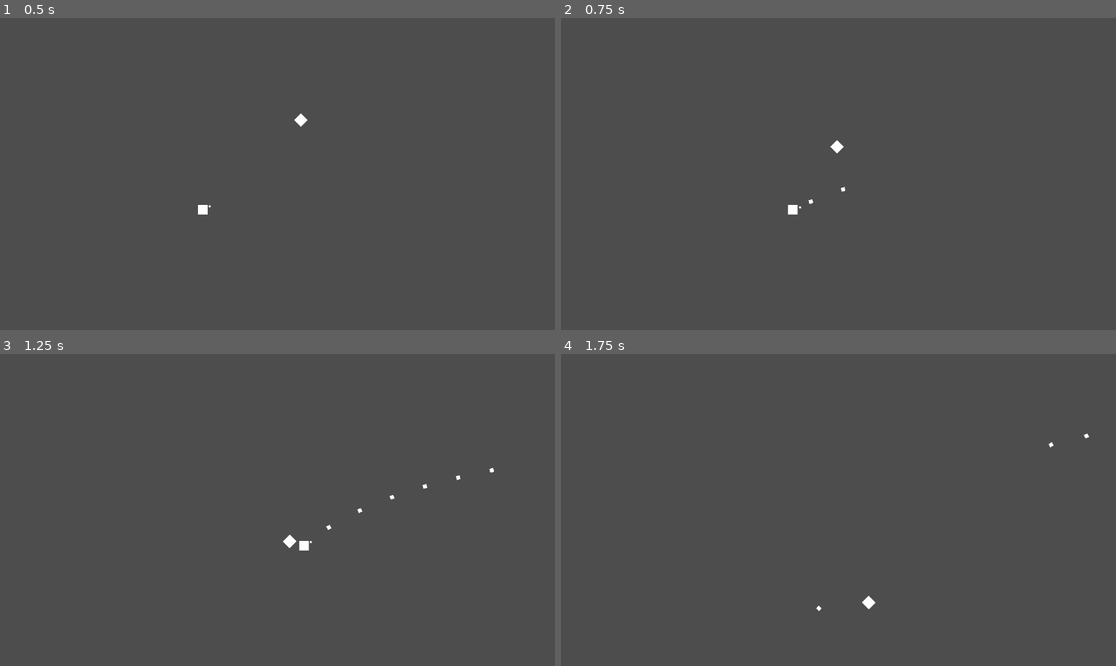
Above: before the commit, frames 1-4 (two rows, left to right).
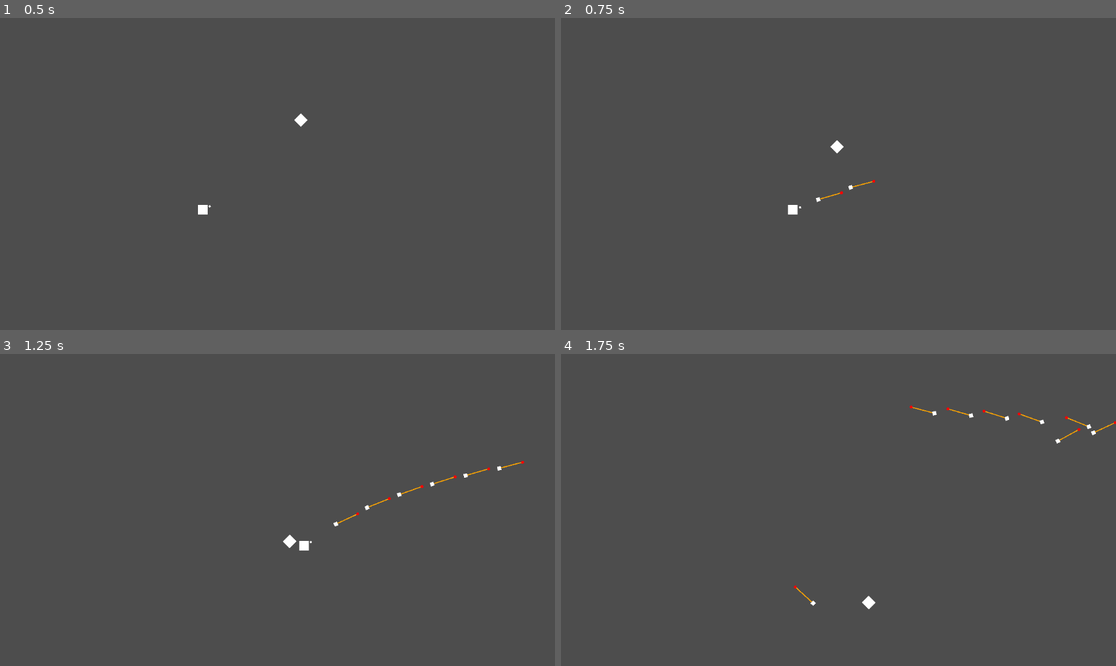
Above: after the commit, the same moments.

Repository: Neadyr/godot_sandbox
Game: Godot game, scene res://Clo/Clo.tscn
The game is run twice, just before and just after one commit, with the same random seed, the same clock (stepped at 60 frames per second) and the same inputs. Before the commit the project starts from res://Clo.tscn.
Inputs (mouse positions are in pixels of both pictures, inside the frame that each line leads up to):
- Up to frame 1 (0.5 s): no input
- Up to frame 2 (0.75 s): move the mouse to (960, 158) at 0.52 s; press the mouse at (960, 158) at 0.53 s; hold Right (ui_right) from 0.53 s (still down)
- Up to frame 3 (1.25 s): keep holding Right (ui_right)
- Up to frame 4 (1.75 s): move the mouse to (727, 525) at 1.27 s; release Right (ui_right) at 1.28 s; release the mouse at (727, 525) at 1.28 s; hold Down (ui_down) from 1.28 s (still down); tap Space (dash) at 1.35 s; click (727, 525) at 1.55 s

Frame 1 is identical in both runs. In frame 2, less than 0.1% of the frame differs, in the area x 44-57%, y 51-60%; in frame 3, 0.2%; in frame 4, 0.3%, in the area x 41-100%, y 16-83%.

Commit message:
cleaning in a file, added raycasts to bullets and made them bounce, added walls to try

Diff:
--- a/Clo.tscn
+++ /dev/null
@@ -1,14 +0,0 @@
-[gd_scene load_steps=4 format=3 uid="uid://cfi7gsn5l3ssw"]
-
-[ext_resource type="Script" uid="uid://bl5k3hnwpyyhe" path="res://Exercices.gd" id="1_pyfwl"]
-[ext_resource type="PackedScene" uid="uid://ct83wixtolbo8" path="res://player.tscn" id="2_pyfwl"]
-[ext_resource type="PackedScene" uid="uid://cac2ueqqii4wn" path="res://enemy.tscn" id="3_pyfwl"]
-
-[node name="Main" type="Node2D"]
-script = ExtResource("1_pyfwl")
-
-[node name="Player" parent="." instance=ExtResource("2_pyfwl")]
-position = Vector2(421, 398)
-
-[node name="Enemy" parent="." instance=ExtResource("3_pyfwl")]
-position = Vector2(737, 109)
--- /dev/null
+++ b/Clo/Clo.tscn
@@ -0,0 +1,51 @@
+[gd_scene load_steps=8 format=3 uid="uid://cfi7gsn5l3ssw"]
+
+[ext_resource type="Script" uid="uid://bl5k3hnwpyyhe" path="res://Exercices.gd" id="1_ulslu"]
+[ext_resource type="PackedScene" uid="uid://ct83wixtolbo8" path="res://Clo/player.tscn" id="2_f6f38"]
+[ext_resource type="PackedScene" uid="uid://cac2ueqqii4wn" path="res://Clo/enemy.tscn" id="3_gkssd"]
+
+[sub_resource type="RectangleShape2D" id="RectangleShape2D_ulslu"]
+size = Vector2(20, 688)
+
+[sub_resource type="RectangleShape2D" id="RectangleShape2D_f6f38"]
+size = Vector2(1172, 20)
+
+[sub_resource type="RectangleShape2D" id="RectangleShape2D_gkssd"]
+size = Vector2(1172, 20)
+
+[sub_resource type="RectangleShape2D" id="RectangleShape2D_5j75l"]
+size = Vector2(20, 648)
+
+[node name="Main" type="Node2D"]
+script = ExtResource("1_ulslu")
+
+[node name="Player" parent="." instance=ExtResource("2_f6f38")]
+position = Vector2(421, 398)
+
+[node name="Enemy" parent="." instance=ExtResource("3_gkssd")]
+position = Vector2(737, 109)
+
+[node name="left_wall" type="Area2D" parent="." groups=["Wall"]]
+position = Vector2(-10, 324)
+
+[node name="CollisionShape2D" type="CollisionShape2D" parent="left_wall"]
+shape = SubResource("RectangleShape2D_ulslu")
+
+[node name="right_wall" type="Area2D" parent="." groups=["Wall"]]
+position = Vector2(1162, 324)
+
+[node name="CollisionShape2D2" type="CollisionShape2D" parent="right_wall"]
+position = Vector2(-576, -334)
+shape = SubResource("RectangleShape2D_f6f38")
+
+[node name="bottom_wall" type="Area2D" parent="." groups=["Wall"]]
+
+[node name="CollisionShape2D4" type="CollisionShape2D" parent="bottom_wall"]
+position = Vector2(586, 658)
+shape = SubResource("RectangleShape2D_gkssd")
+
+[node name="Top_wall" type="Area2D" parent="." groups=["Wall"]]
+
+[node name="CollisionShape2D3" type="CollisionShape2D" parent="Top_wall"]
+position = Vector2(1162, 324)
+shape = SubResource("RectangleShape2D_5j75l")
--- /dev/null
+++ b/Clo/bullet.gd
@@ -0,0 +1,31 @@
+extends Area2D
+var velocity = Vector2.ZERO
+var speed = 30
+var lifetime = 2
+
+func _ready():
+	self.body_entered.connect(_on_body_entered)
+
+func _physics_process(delta):
+	print(lifetime)
+	lifetime -= delta
+	if (lifetime < 0):
+		queue_free()
+	position += velocity * delta * speed
+	queue_redraw()
+	$RayCast2D.target_position = velocity.rotated(-rotation).normalized() * 30
+func _on_body_entered(body):
+	if body.is_in_group("Enemy"):
+		body.got_hit(20)
+		queue_free()
+
+
+func bounce(normal):
+	velocity = velocity.bounce(normal)
+
+func _draw():
+	if velocity.length() > 0:
+		var dir = velocity.rotated(-rotation).normalized()
+		var end = dir * 50
+		draw_line(Vector2.ZERO, end, Color.ORANGE, 2.0)
+		draw_circle(end, 3, Color.RED)
--- a/bullet.tscn
+++ b/Clo/bullet.tscn
@@ -1,6 +1,7 @@
-[gd_scene load_steps=4 format=3 uid="uid://rydxldyufvfo"]
+[gd_scene load_steps=5 format=3 uid="uid://rydxldyufvfo"]
 
-[ext_resource type="Script" uid="uid://c2gr51uaiyruk" path="res://bullet.gd" id="1_v7oki"]
+[ext_resource type="Script" uid="uid://c2gr51uaiyruk" path="res://Clo/bullet.gd" id="1_l5atb"]
+[ext_resource type="Script" uid="uid://dicvccwkxdf2b" path="res://Clo/bullet_direct_rc.gd" id="2_aunvl"]
 
 [sub_resource type="CircleShape2D" id="CircleShape2D_2c62f"]
 radius = 3.16228
@@ -8,7 +9,7 @@
 [sub_resource type="CanvasTexture" id="CanvasTexture_gyfs4"]
 
 [node name="Bullet" type="Area2D" groups=["Projectile"]]
-script = ExtResource("1_v7oki")
+script = ExtResource("1_l5atb")
 
 [node name="CollisionShape2D" type="CollisionShape2D" parent="."]
 shape = SubResource("CircleShape2D_2c62f")
@@ -16,3 +17,7 @@
 [node name="Sprite2D" type="Sprite2D" parent="."]
 scale = Vector2(8, 8)
 texture = SubResource("CanvasTexture_gyfs4")
+
+[node name="RayCast2D" type="RayCast2D" parent="."]
+collide_with_areas = true
+script = ExtResource("2_aunvl")
--- /dev/null
+++ b/Clo/bullet_direct_rc.gd
@@ -0,0 +1,9 @@
+extends RayCast2D
+
+func _physics_process(delta: float) -> void:
+	if (self.is_colliding):
+		if (get_collider() != null && get_collider().is_in_group("Wall")):
+			handle_bounce()
+func handle_bounce():
+	var normal = get_collision_normal()
+	get_parent().bounce(normal)
--- /dev/null
+++ b/Clo/bullet_spawner.gd
@@ -0,0 +1,5 @@
+extends Sprite2D
+
+
+func _physics_process(delta):
+	self.look_at(get_viewport().get_mouse_position())
--- a/bullet_spawner.gd
+++ b/Clo/canon.gd
@@ -7,12 +7,11 @@
 func _physics_process(delta):
 	if (bullet_timer >= 0):
 		bullet_timer -= delta
-	self.look_at(get_viewport().get_mouse_position())
 	if (Input.is_action_pressed("tir")):
 		if (bullet_timer < 0):
 			var bullet = bullet_scene.instantiate()
 			bullet.global_position = self.global_position
 			bullet.velocity = (get_viewport().get_mouse_position() - self.global_position).normalized() * bullet.speed
 			bullet.rotation = bullet.velocity.angle()
-			get_parent().get_parent().add_child(bullet)
+			get_parent().get_parent().get_parent().add_child(bullet)
 			bullet_timer = bullet_cooldown
--- a/enemy.gd
+++ b/Clo/enemy.gd
@@ -1,6 +1,6 @@
 extends CharacterBody2D
 var speed = 5
-var max_life = 1000
+var max_life = 100
 var life = max_life
 var is_bumped = false
 var got_bumped = false
--- /dev/null
+++ b/Clo/player.tscn
@@ -0,0 +1,36 @@
+[gd_scene load_steps=9 format=3 uid="uid://ct83wixtolbo8"]
+
+[ext_resource type="Script" uid="uid://cwdehig4mgb7c" path="res://Clo/player_handler.gd" id="1_onrkg"]
+[ext_resource type="Script" uid="uid://bdkyghiknpbq6" path="res://Clo/bullet_spawner.gd" id="2_hqtel"]
+[ext_resource type="PackedScene" uid="uid://rydxldyufvfo" path="res://Clo/bullet.tscn" id="2_i3pqv"]
+[ext_resource type="Script" uid="uid://ei3k7mcyu26n" path="res://Clo/canon.gd" id="3_177pn"]
+
+[sub_resource type="CircleShape2D" id="CircleShape2D_hqtel"]
+
+[sub_resource type="CanvasTexture" id="CanvasTexture_2c62f"]
+
+[sub_resource type="CanvasTexture" id="CanvasTexture_sweqy"]
+
+[sub_resource type="CanvasTexture" id="CanvasTexture_xwdi6"]
+
+[node name="Player" type="CharacterBody2D" groups=["Player"]]
+script = ExtResource("1_onrkg")
+
+[node name="Hitbox" type="CollisionShape2D" parent="."]
+shape = SubResource("CircleShape2D_hqtel")
+
+[node name="Sprite2D" type="Sprite2D" parent="."]
+scale = Vector2(20, 20)
+texture = SubResource("CanvasTexture_2c62f")
+
+[node name="bullet_spawner" type="Sprite2D" parent="."]
+scale = Vector2(4, 4)
+texture = SubResource("CanvasTexture_sweqy")
+offset = Vector2(4, 0)
+script = ExtResource("2_hqtel")
+
+[node name="Sprite2D" type="Sprite2D" parent="bullet_spawner"]
+position = Vector2(4, 0)
+texture = SubResource("CanvasTexture_xwdi6")
+script = ExtResource("3_177pn")
+bullet_scene = ExtResource("2_i3pqv")
--- a/bullet.gd
+++ /dev/null
@@ -1,14 +0,0 @@
-extends Area2D
-var velocity = Vector2.ZERO
-var speed = 30
-
-func _ready():
-	self.body_entered.connect(_on_body_entered)
-func _physics_process(delta):
-	position += velocity * delta * speed
-
-func _on_body_entered(body):
-	print("bullet collided with :" , body)
-	if body.is_in_group("Enemy"):
-		body.got_hit(20)
-		queue_free()
--- /dev/null
+++ b/main_scene.tscn
@@ -0,0 +1,38 @@
+[gd_scene load_steps=7 format=3 uid="uid://dlkblyiq8jfjg"]
+
+[ext_resource type="Script" uid="uid://bl5k3hnwpyyhe" path="res://Exercices.gd" id="1_0f027"]
+[ext_resource type="Script" uid="uid://cwdehig4mgb7c" path="res://Clo/player_handler.gd" id="2_2c62f"]
+
+[sub_resource type="RectangleShape2D" id="RectangleShape2D_gyfs4"]
+
+[sub_resource type="CanvasTexture" id="CanvasTexture_2c62f"]
+
+[sub_resource type="RectangleShape2D" id="RectangleShape2D_d5x1h"]
+
+[sub_resource type="CanvasTexture" id="CanvasTexture_8mm7a"]
+
+[node name="Main" type="Node2D"]
+script = ExtResource("1_0f027")
+
+[node name="Player" type="CharacterBody2D" parent="."]
+script = ExtResource("2_2c62f")
+
+[node name="Hitbox" type="CollisionShape2D" parent="Player"]
+shape = SubResource("RectangleShape2D_gyfs4")
+
+[node name="Sprite2D" type="Sprite2D" parent="Player"]
+scale = Vector2(20, 20)
+texture = SubResource("CanvasTexture_2c62f")
+
+[node name="Enemy" type="CharacterBody2D" parent="."]
+position = Vector2(39, 0)
+
+[node name="CollisionShape2D" type="CollisionShape2D" parent="Enemy"]
+rotation = 0.786822
+shape = SubResource("RectangleShape2D_d5x1h")
+
+[node name="Sprite2D" type="Sprite2D" parent="Enemy"]
+position = Vector2(0, 5.96046e-07)
+rotation = 0.785397
+scale = Vector2(20, 20)
+texture = SubResource("CanvasTexture_8mm7a")
--- a/player.tscn
+++ /dev/null
@@ -1,28 +0,0 @@
-[gd_scene load_steps=7 format=3 uid="uid://ct83wixtolbo8"]
-
-[ext_resource type="Script" uid="uid://cwdehig4mgb7c" path="res://player_handler.gd" id="1_onrkg"]
-[ext_resource type="PackedScene" uid="uid://rydxldyufvfo" path="res://bullet.tscn" id="2_i3pqv"]
-[ext_resource type="Script" uid="uid://bdkyghiknpbq6" path="res://bullet_spawner.gd" id="3_i3pqv"]
-
-[sub_resource type="CircleShape2D" id="CircleShape2D_hqtel"]
-
-[sub_resource type="CanvasTexture" id="CanvasTexture_2c62f"]
-
-[sub_resource type="CanvasTexture" id="CanvasTexture_sweqy"]
-
-[node name="Player" type="CharacterBody2D" groups=["Player"]]
-script = ExtResource("1_onrkg")
-
-[node name="Hitbox" type="CollisionShape2D" parent="."]
-shape = SubResource("CircleShape2D_hqtel")
-
-[node name="Sprite2D" type="Sprite2D" parent="."]
-scale = Vector2(20, 20)
-texture = SubResource("CanvasTexture_2c62f")
-
-[node name="bullet_spawner" type="Sprite2D" parent="."]
-scale = Vector2(4, 4)
-texture = SubResource("CanvasTexture_sweqy")
-offset = Vector2(4, 0)
-script = ExtResource("3_i3pqv")
-bullet_scene = ExtResource("2_i3pqv")
--- a/project.godot
+++ b/project.godot
@@ -11,7 +11,7 @@
 [application]
 
 config/name="Sandbox"
-run/main_scene="res://Clo.tscn"
+run/main_scene="res://Clo/Clo.tscn"
 config/features=PackedStringArray("4.4", "Forward Plus")
 config/icon="res://icon.svg"
 
Renamed: bullet.gd.uid -> Clo/bullet.gd.uid
Not shown, added: Clo/bullet_direct_rc.gd.uid
Renamed: bullet_spawner.gd.uid -> Clo/bullet_spawner.gd.uid
Not shown, added: Clo/canon.gd.uid
Renamed: enemy.gd.uid -> Clo/enemy.gd.uid
Renamed: enemy.tscn -> Clo/enemy.tscn
Renamed: player_handler.gd -> Clo/player_handler.gd
Renamed: player_handler.gd.uid -> Clo/player_handler.gd.uid
